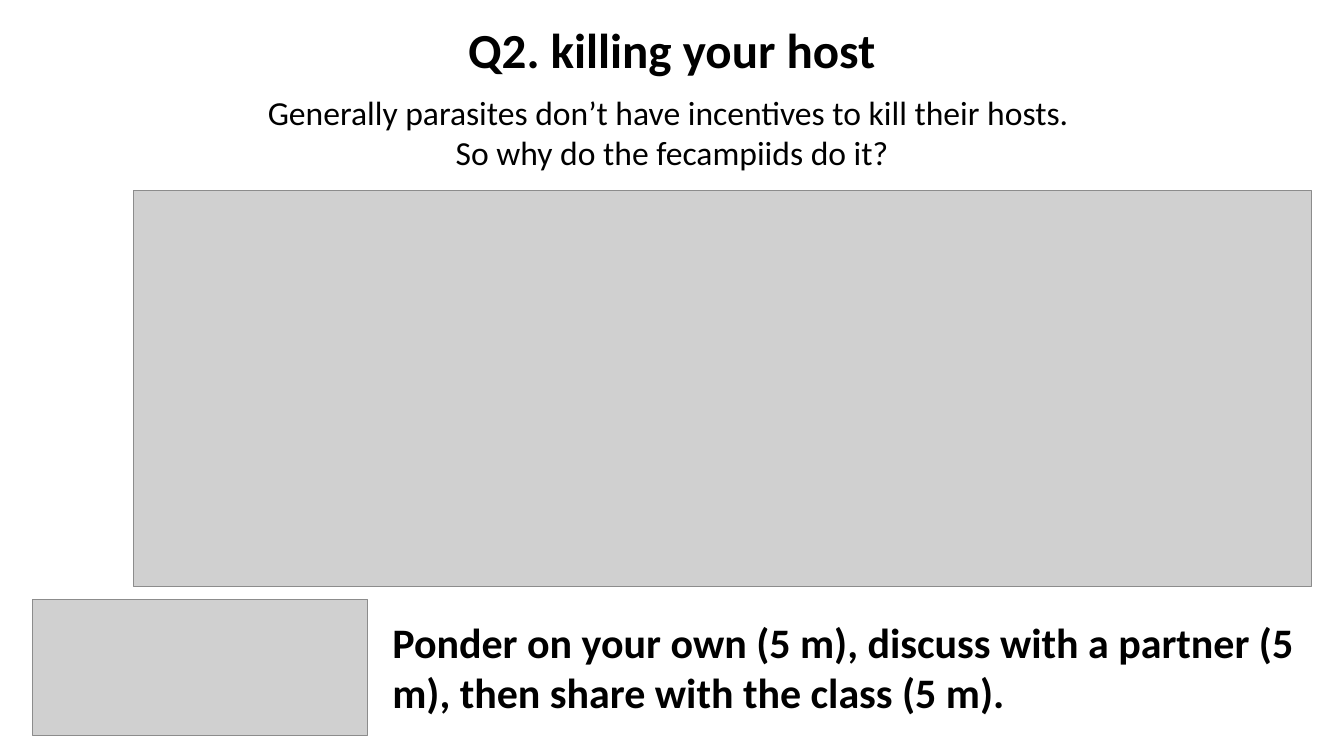
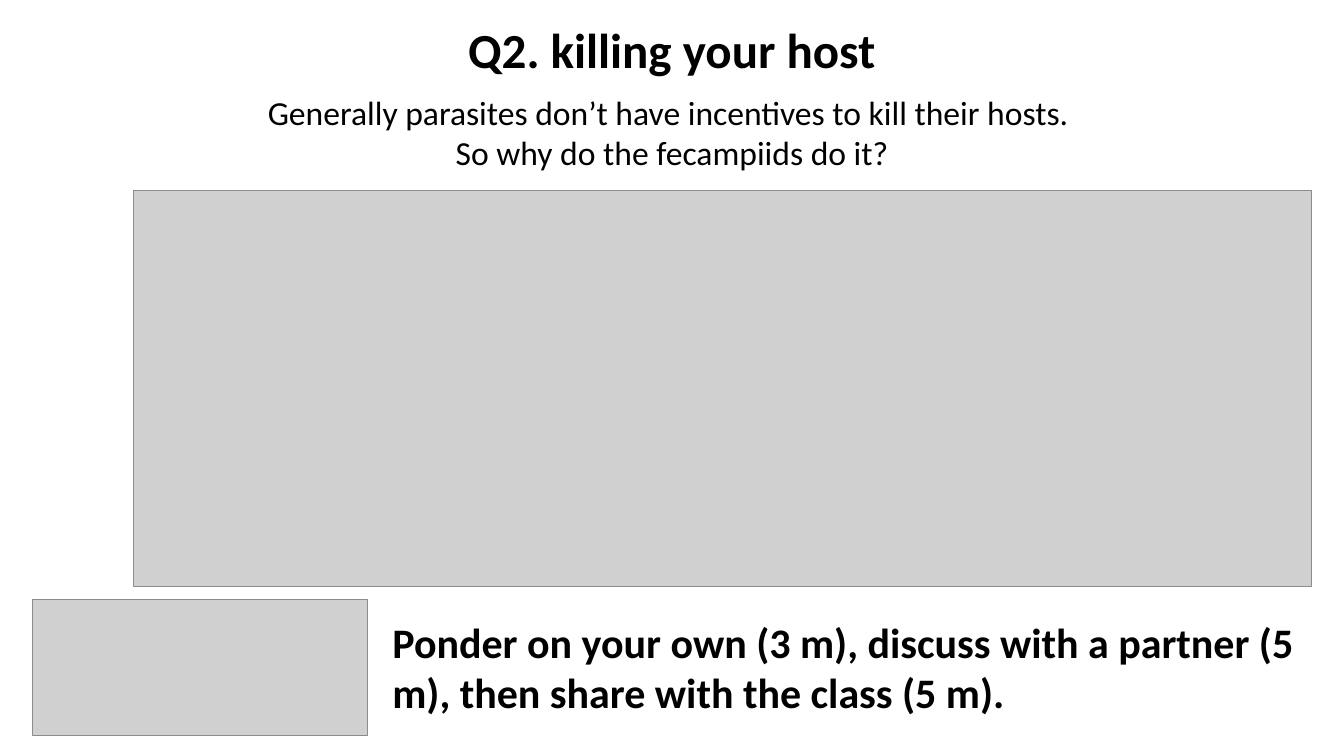
Before and after one commit to wood-lab/fish_406, a slide deck: slide 3 of docs/lectures/in-class_activities/class_6.pptx. Drawn at 1344x756 pixels with LibreOffice and Linux fonts; fonts in the diff are those of the drawing; grey boxes stand for pictures. Boxes give left, top, right and bottom in pixels: in the first picture for what was removed or moved away, otherwise in the second. Text is boxed around its words. In the diff, an @@ line names an element or a change of style, - is before the commit and + after.

Commit message:
updating class 6 ppt

```diff
--- a/docs/lectures/in-class_activities/class_6.pptx
+++ b/docs/lectures/in-class_activities/class_6.pptx
@@ text at (392, 627, 1293, 714): text changed @@
-Ponder on your own (5 m), discuss with a partner (5 m), then share with the class (5 m).
+Ponder on your own (3 m), discuss with a partner (5 m), then share with the class (5 m).
```
Also in this commit, not shown: 2 other slides changed, 12 other files.
